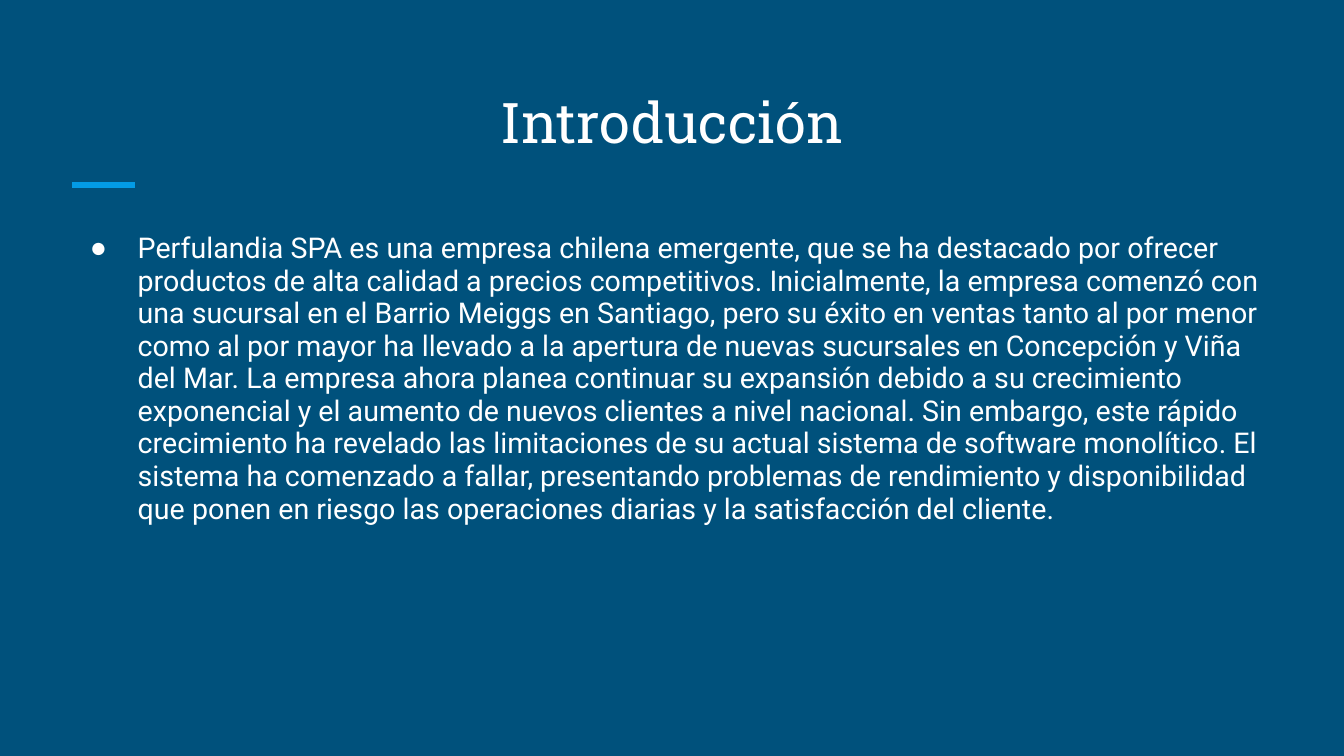
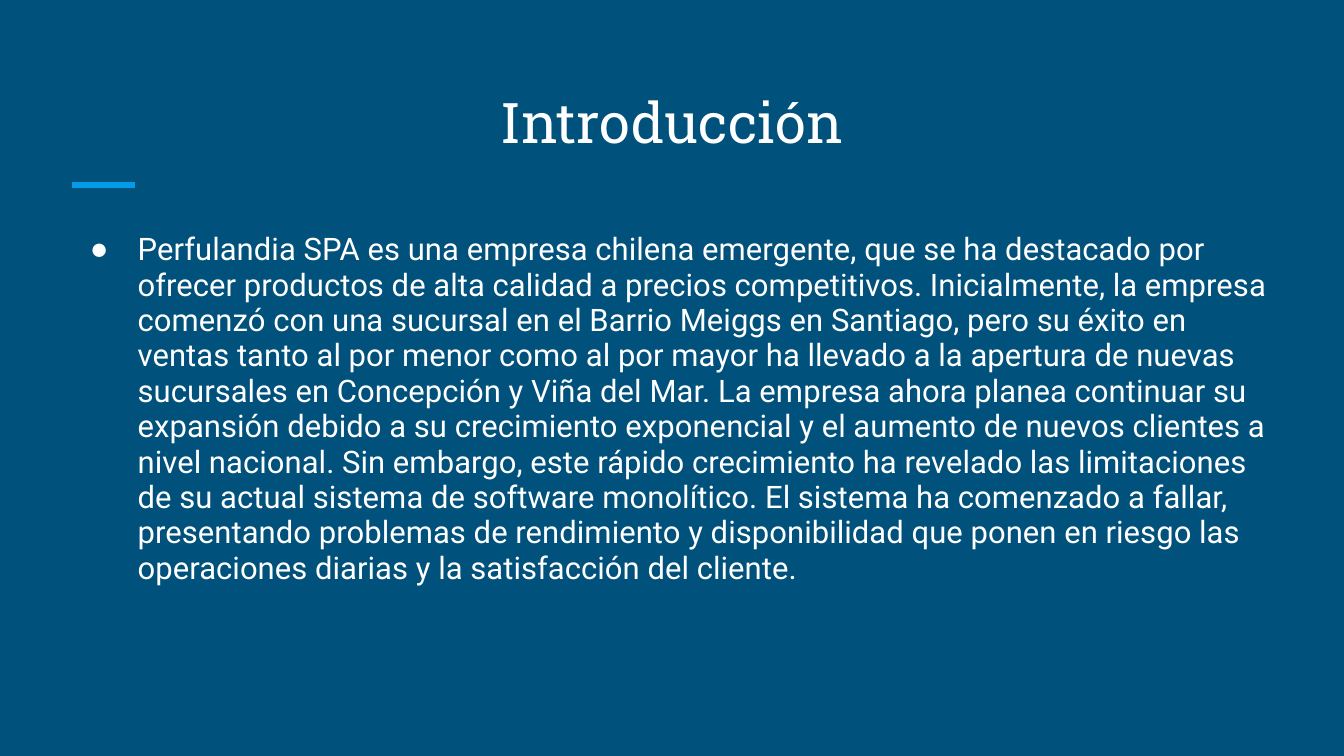
Before and after one commit to Cristian-Ormazabal/Perfulandia, a slide deck: slide 2 of Transformación Digital de Perfulandia SPA.pptx. Drawn at 1344x756 pixels with LibreOffice and Linux fonts; fonts in the diff are those of the drawing. Boxes give left, top, right and bottom in pixels: in the first picture for what was removed or moved away, otherwise in the second. Text is boxed around its words. In the diff, an @@ line names an element or a change of style, - is before the commit and + after.

```diff
--- a/Transformación Digital de Perfulandia SPA.pptx
+++ b/Transformación Digital de Perfulandia SPA.pptx
@@ text "Perfulandia SPA es una empresa ..." at (x1=138, y1=236, x2=1266, y2=586): size 15.3 to 16.6 pt @@
```
Also in this commit, not shown: 3 other slides changed, 7 other files.
